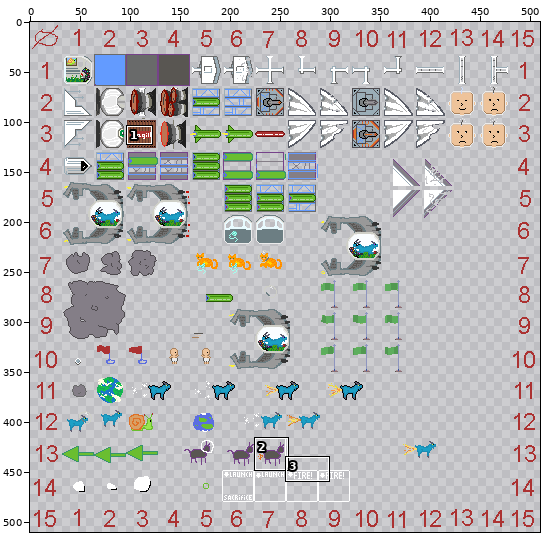
Sprite sheet, stored at src-deploy/public/ludumDare43/images/ship-001.png. The picture above shows the old version from afar; the outline marks the close-up.
Close-up. Before the edit:
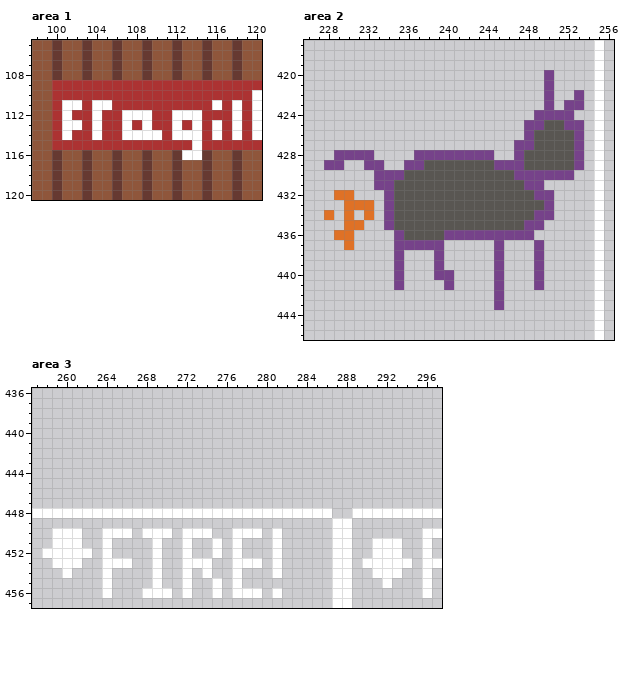
The file is 512x512 pixels. Pixels under 10% opacity are left out. Colours within 5 levels of each other are drawn and written as one. Shown: area 1: x 98..120, y 105..120; area 2: x 226..256, y 417..446; area 3: x 257..297, y 436..457. The wide view leaves out empty margins. The commit also changed other parts of the picture, which this record leaves out.
New version:
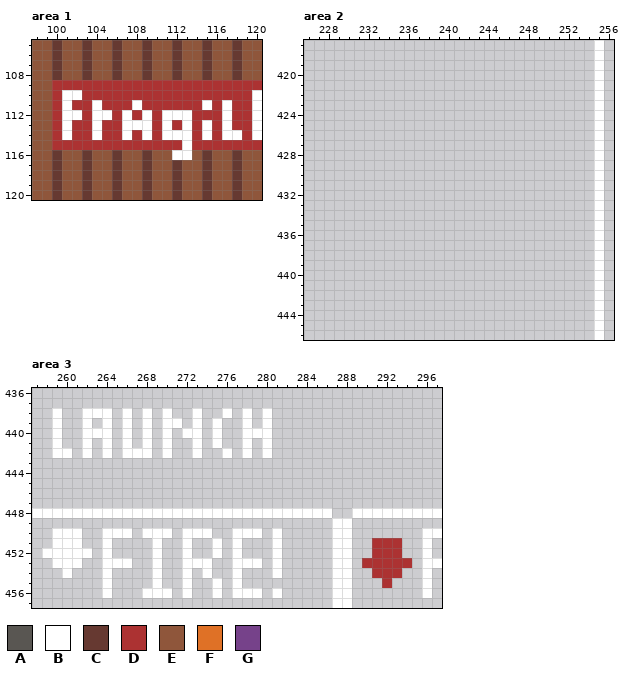
Palette (. is transparent): A #595652  B #ffffff  C #663931  D #ac3232  E #8f563b  F #df7126  G #76428a
What changed:
Area 1:
Colour C gives way to colour B in row 116 at x 112.
Colour D gives way to colour B in row 110 at x 101 to 102; in row 111 at x 108, 115 and 117; in row 112 at x 102, 105, 111 and 117; in row 113 at x 108, 111, 113, 115 and 117; in row 114 at x 111, 115 and 117; in row 115 at x 113.
Colour B gives way to colour D in row 111 at x 102, 105, 116 and 118; in row 112 at x 108, 114 and 118; in row 113 at x 102, 112, 114, 116 and 118; in row 114 at x 108, 110, 114 and 116; in row 115 at x 114.
Colour B gives way to colour E in row 116 at x 114.
Area 2:
The author cleared colour A in row 425 at x 250 to 251; in rows 426 to 427 at x 249 to 252; in row 428 at x 248 to 252; in row 429 at x 238 to 244 and 248 to 252; in row 430 at x 236 to 246; in row 431 at x 235 to 247.
The author cleared colour A in row 432 at x 235 to 248; in row 433 at x 235 to 249; in row 434 at x 235 to 248; in row 435 at x 235 to 247; in row 436 at x 236 to 239.
The author cleared colour F in row 432 at x 229 to 230; in row 433 at x 230 to 232; in row 434 at x 228, 230 and 232; in row 435 at x 230 to 231; in row 436 at x 229 to 230; in row 437 at x 230.
The author cleared colour G in rows 420 to 421 at x 250; in row 422 at x 250 and 253; in row 423 at x 250 and 252 to 253; in row 424 at x 249 to 252; in row 425 at x 248 to 249 and 252 to 253; in row 426 at x 248 and 253.
The author cleared colour G in row 427 at x 247 to 248 and 253; in row 428 at x 229 to 232, 237 to 244, 247 and 253; in row 429 at x 228 to 229, 232 to 233, 236 to 237, 245 to 247 and 253; in row 430 at x 233 to 235 and 247 to 252; in row 431 at x 233 to 234 and 248 to 249; in row 432 at x 234 and 249 to 250.
The author cleared colour G in row 433 at x 234 and 250; in row 434 at x 234 and 249 to 250; in row 435 at x 234 and 248 to 249; in row 436 at x 235 and 240 to 248; in row 437 at x 235 to 239, 245 and 249; in rows 438 to 439 at x 235, 239, 245 and 249.
The author cleared colour G in row 440 at x 235, 239 to 240, 245 and 249; in row 441 at x 235, 240, 245 and 249; in rows 442 to 443 at x 245.
Area 3:
The edit adds colour B in row 438 at x 259, 262 to 264, 266, 268, 270, 273, 276, 278 and 280; in row 439 at x 259, 262, 264, 266, 268, 270 to 271, 273, 275, 278 and 280; in row 440 at x 259, 262 to 264, 266, 268, 270, 272 to 273, 275 and 278 to 280; in row 441 at x 259, 262, 264, 266, 268, 270, 273, 275, 278 and 280; in row 442 at x 259 to 260, 262, 264, 266 to 268, 270, 273, 276, 278 and 280.
Colour B gives way to colour D in rows 451 to 452 at x 291 to 293; in row 453 at x 290 to 294; in row 454 at x 291 to 293; in row 455 at x 292.
Pixel boxes of the changes (left, top, right, bottom) in both close-ups:
changed: (62, 90, 242, 160)
erased: (324, 70, 584, 310)
added: (52, 408, 272, 458)
changed: (362, 538, 412, 588)
